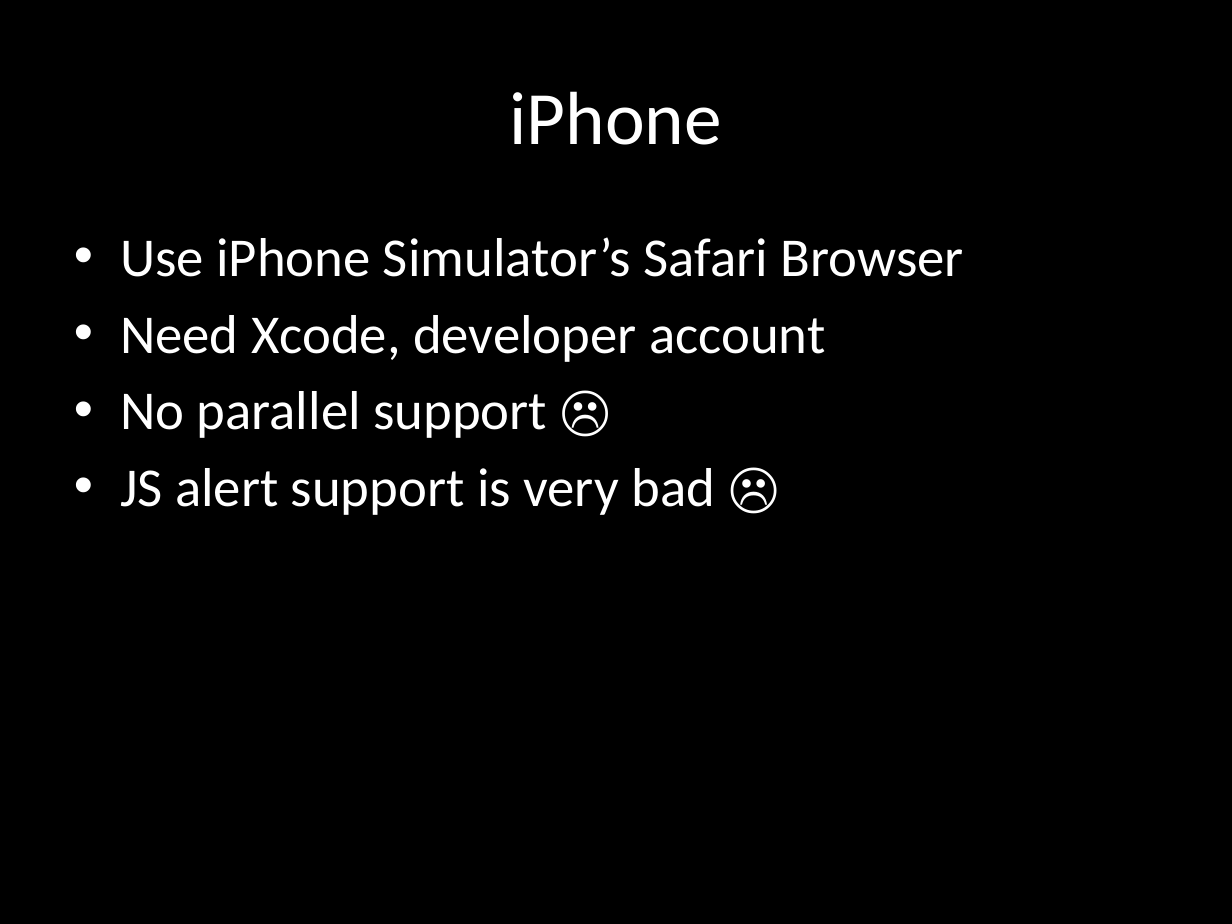
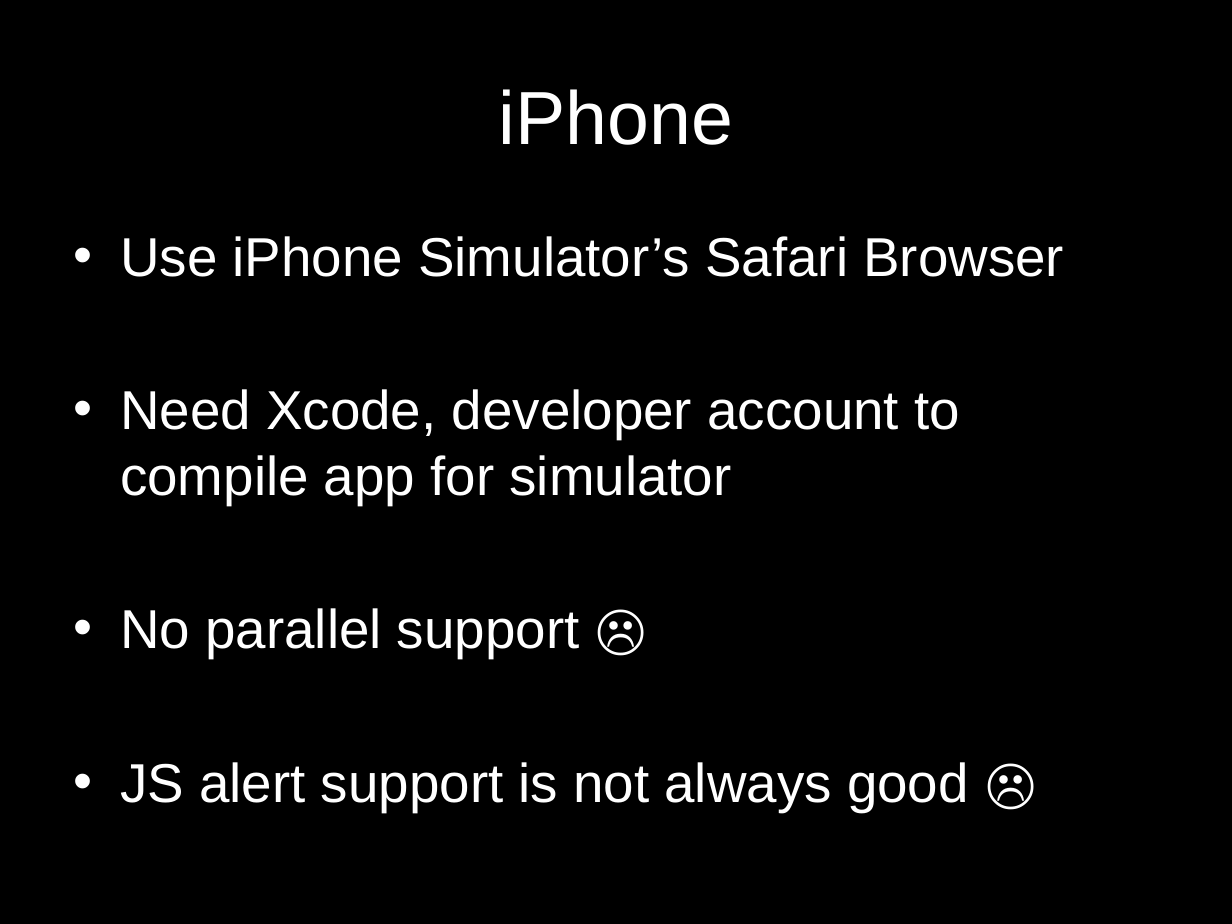
Before and after one commit to dimacus/SeleniumTipsAndTricks, a slide deck: slide 36 of selenium_camp_v1.pptx (slide 25 before the commit). Drawn at 1232x924 pixels with LibreOffice and Linux fonts; fonts in the diff are those of the drawing. Boxes give left, top, right and bottom in pixels: in the first picture for what was removed or moved away, otherwise in the second. Text is boxed around its words. In the diff, an @@ line names an element or a change of style, - is before the commit and + after.

```diff
--- a/selenium_camp_v1.pptx
+++ b/selenium_camp_v1.pptx
@@ title "iPhone" at (499, 89, 733, 145): font Calibri to Arial @@
@@ text at (120, 236, 1064, 658): font Calibri to Arial in "Use iPhone Simulator’s Safari Browser", "No parallel support ☹" @@
@@ text at (120, 389, 960, 505): text changed; font Calibri to Arial @@
-• Need Xcode, developer account
+• Need Xcode, developer account to compile app for simulator
@@ text at (120, 762, 969, 812): text changed; font Calibri to Arial @@
-• JS alert support is very bad ☹
+• JS alert support is not always good ☹
```
Also in this commit, not shown: 25 other slides changed, 11 slides added, 1 other file.
